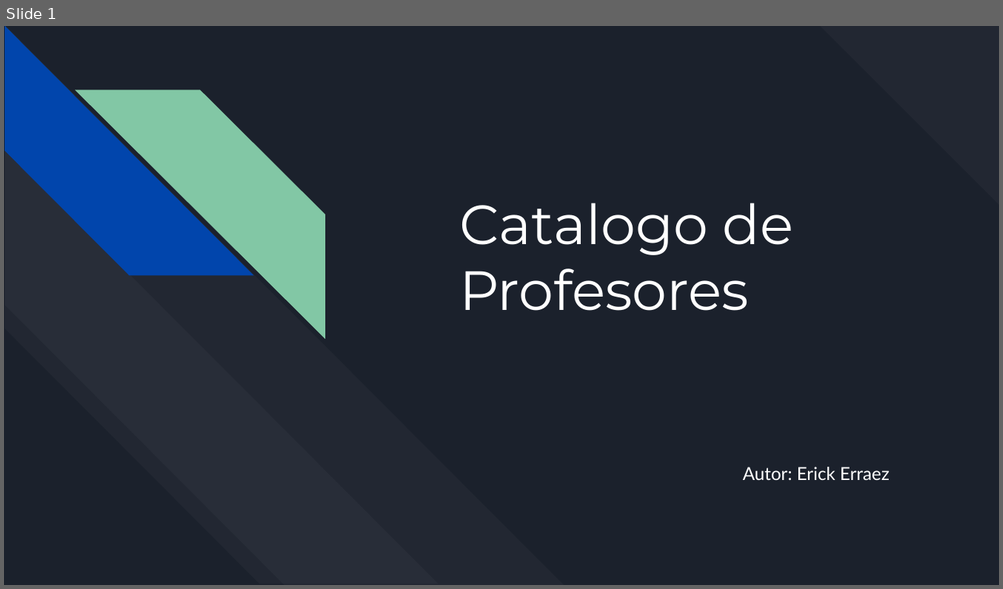
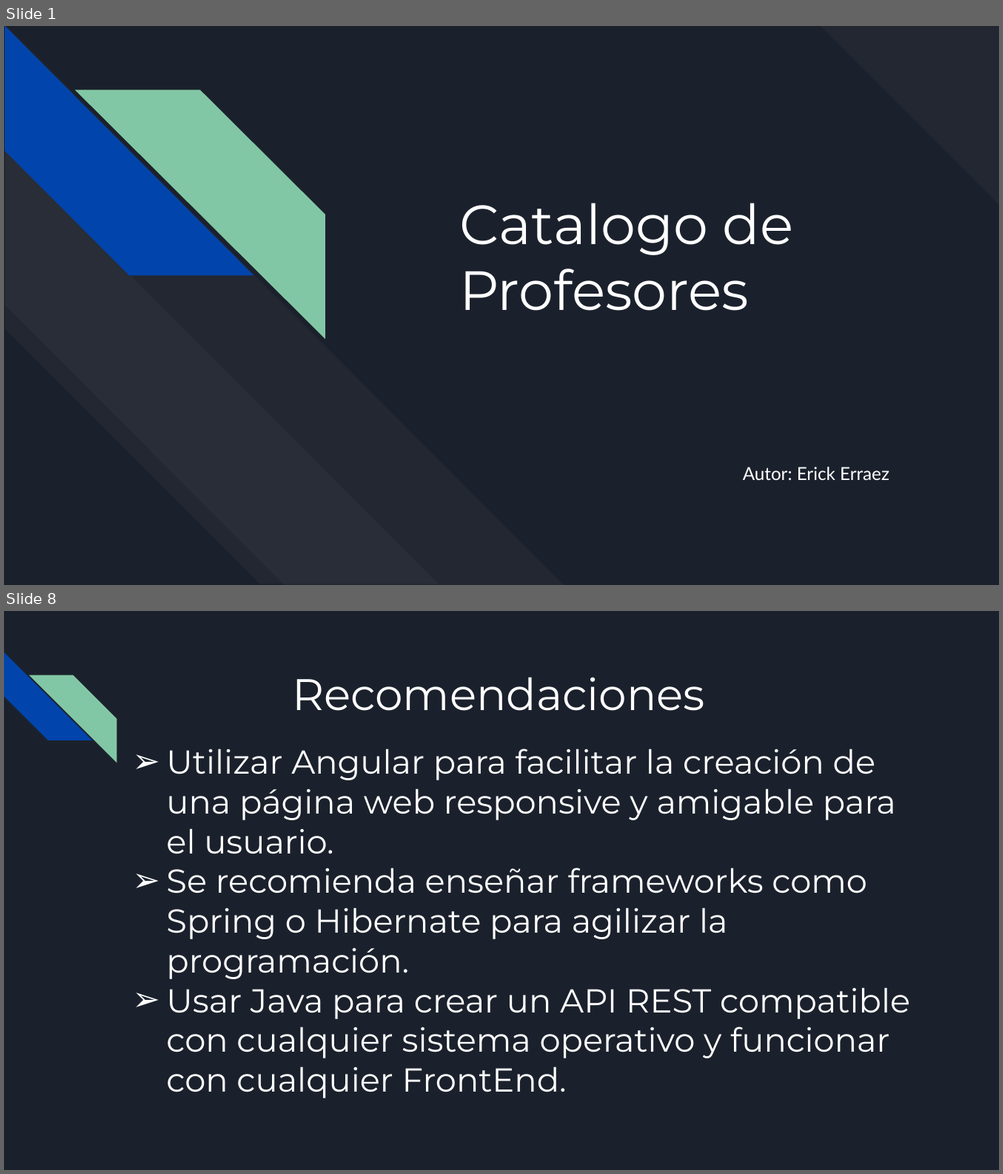
Before and after one commit to ErickErraez/Profesores, a slide deck: Documentacion/ProyectoFinalSegundo.pptx. Shown one above the other, each under a label of ours: slide 1 before the commit, slides 1 and 8 after it; the slides between them are not shown. The pictures are 1003x589 and 1003x1174 pixels, drawn with LibreOffice and Linux fonts; fonts in the diff are those of the drawing. Boxes give left, top, right and bottom in pixels: in the first picture for what was removed or moved away, otherwise in the second. Text is boxed around its words. In the diff, an @@ line names an element or a change of style, - is before the commit and + after.

```diff
--- a/Documentacion/ProyectoFinalSegundo.pptx
+++ b/Documentacion/ProyectoFinalSegundo.pptx
@@ slide 8 added at (4, 611, 999, 1170), background #1B212C @@
@@ diag stripe added at (4, 652, 91, 741), fill #0145AC @@
@@ diag stripe added at (29, 675, 116, 762), fill #82C7A5 @@
@@ text added at (292, 677, 705, 711), 32 pt, text #FFFFFF @@
+Recomendaciones
@@ text added at (166, 749, 910, 1099), 24 pt, text #FFFFFF @@
+➢ Utilizar Angular para facilitar la creación de una página web responsive y amigable para el usuario.
+➢ Se recomienda enseñar frameworks como Spring o Hibernate para agilizar la programación.
+➢ Usar Java para crear un API REST compatible con cualquier sistema operativo y funcionar con cualquier FrontEnd.
```
Also in this commit, not shown: 2 slides changed, 4 other slides added, 3 slides removed, 14 other files.
